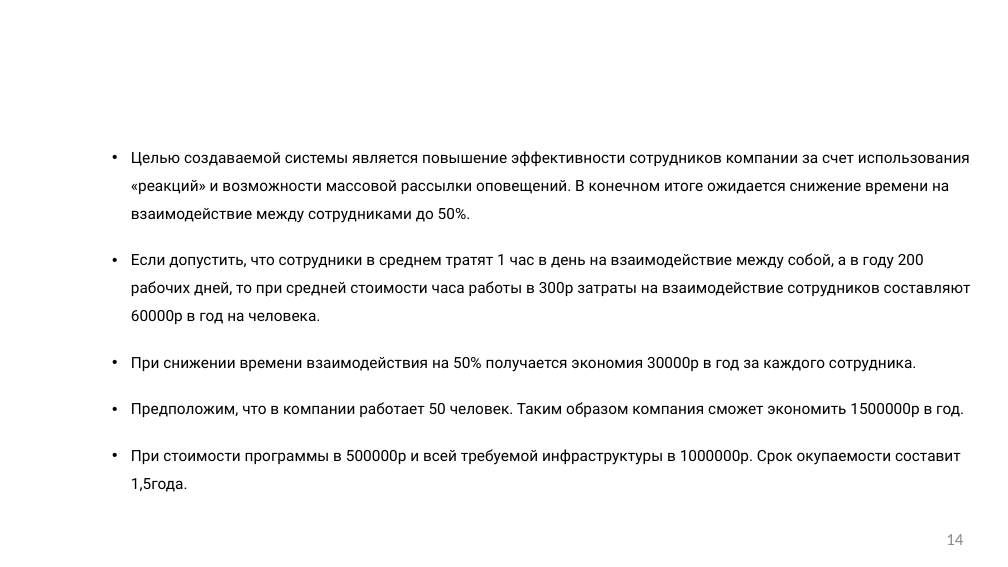
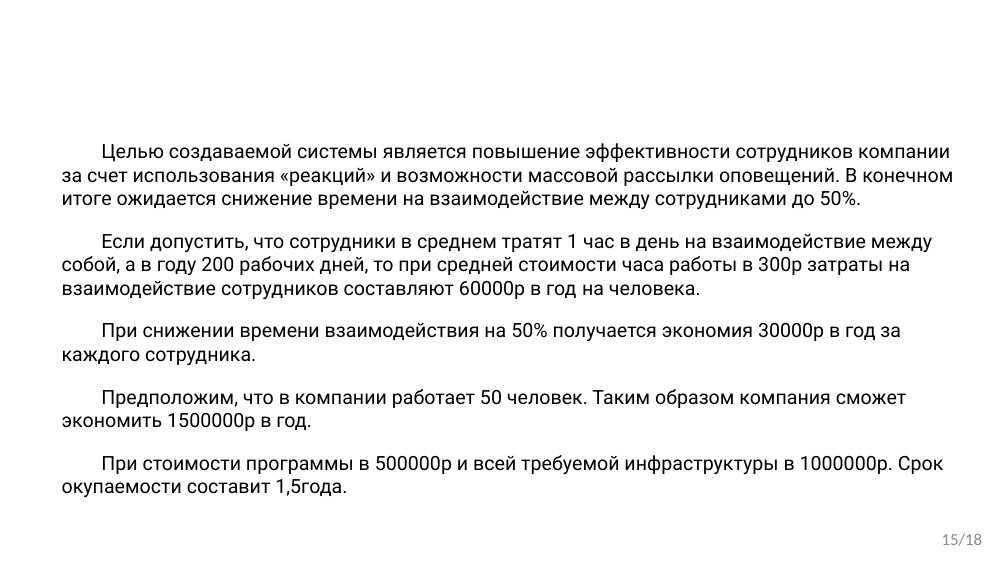
Before and after one commit to VladMexon/DiplomaProject, a slide deck: slide 15 of РИС-20-2б-Мехоношин-ВА-ПП.pptx (slide 14 before the commit). Drawn at 1008x567 pixels with LibreOffice and Linux fonts; fonts in the diff are those of the drawing; background and template pictures are left out. Boxes give left, top, right and bottom in pixels: in the first picture for what was removed or moved away, otherwise in the second. Text is boxed around its words. In the diff, an @@ line names an element or a change of style, - is before the commit and + after.

```diff
--- a/РИС-20-2б-Мехоношин-ВА-ПП.pptx
+++ b/РИС-20-2б-Мехоношин-ВА-ПП.pptx
@@ text "Целью создаваемой системы является повышение ..." at [62, 143, 953, 497]: size 11 to 14 pt; bullet • to none; line spacing 1.5 to 1 @@
@@ page number at [942, 533, 983, 546]: text changed @@
-14
+15/18
```
Also in this commit, not shown: 5 other slides changed, 2 slides added, 4 other files.
